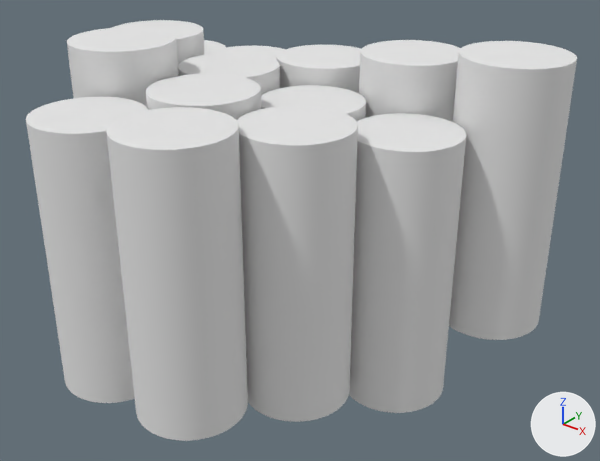
The OBJ model Models/12304_Wooden_Log_Stack_v2_l3.obj: old version first, new version second.
Before and after are seen from a camera (50 mm lens) standing at (45.9, -46.4, 26.5) and looking at (16.5, -9.7, 3.7). The axes (+X, +Y, +Z) are drawn at lower right. The lights are the same throughout. Where no turn or scale is listed for an object, it has been applied to the vertices.

The older version as bpy lines, for what is in view:
```python
mat_wooden_log__stack_1 = principled_material('Wooden_Log__Stack_1')
mat_wooden_log__stack_1.base_color = (0.8, 0.8, 0.8)  # white #e7e7e7
mat_wooden_log__stack_1.roughness = 1.0
me_12304_wooden_log_stack_v2_l3 = bpy.data.meshes.new('12304_Wooden_Log_Stack_v2_l3')
me_12304_wooden_log_stack_v2_l3.from_pydata(...)  # 18172 vertices, 18144 faces; spans x -3.2..29.8, y -23.1..0.2, z -5.3..15.2
me_12304_wooden_log_stack_v2_l3.materials.append(mat_wooden_log__stack_1)  # white #e7e7e7
ob_12304_wooden_log_stack_v2_l3 = bpy.data.objects.new('12304_Wooden_Log_Stack_v2_l3', me_12304_wooden_log_stack_v2_l3)
ob_12304_wooden_log_stack_v2_l3.location = (0.0, 0.0, 0.0)
```
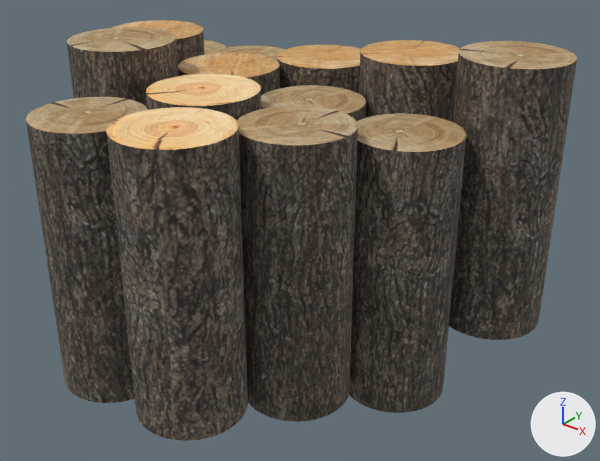
Where the change shows, as pixel boxes (x1, y1, x2, y2) in the pictures (600 x 461 px):
'12304_Wooden_Log_Stack_v2_l3', surface changed: (26, 20, 577, 441) in both

Diff of the bpy script that builds the scene:
```diff
--- a/Models/12304_Wooden_Log_Stack_v2_l3.obj.py
+++ b/Models/12304_Wooden_Log_Stack_v2_l3.obj.py
@@ img_wooden_log_stack_bump_jpg @@
+img_wooden_log_stack_bump_jpg = load_image('Wooden_Log_Stack_bump.JPG', 'Wooden_Log_Stack_bump.jpg', 1024, 1024, 'sRGB')
@@ img_wooden_log_stack_diffuse_jpg @@
+img_wooden_log_stack_diffuse_jpg = load_image('Wooden_Log_Stack_diffuse.JPG', 'Wooden_Log_Stack_diffuse.jpg', 1024, 1024, 'sRGB')
@@ mat_wooden_log__stack_1 @@
 n0 = _N.new('ShaderNodeBsdfPrincipled'); n0.name = 'Principled BSDF'
-n0.inputs[2].default_value = 1.0  # 'Roughness'
+n0.inputs[2].default_value = 0.8  # 'Roughness'
 n1 = _N.new('ShaderNodeOutputMaterial'); n1.name = 'Material Output'
+n2 = _N.new('ShaderNodeTexImage'); n2.name = 'Image Texture'
+n2.image = img_wooden_log_stack_diffuse_jpg
+n3 = _N.new('ShaderNodeTexImage'); n3.name = 'Image Texture.001'
+n3.image = img_wooden_log_stack_bump_jpg
+n4 = _N.new('ShaderNodeNormalMap'); n4.name = 'Normal Map'
+n4.inputs[0].default_value = 0.0  # 'Strength'
 _L.new(n0.outputs[0], n1.inputs[0])  # 'BSDF' to 'Surface'
+_L.new(n2.outputs[0], n0.inputs[0])  # 'Color' to 'Base Color'
+_L.new(n3.outputs[0], n4.inputs[1])  # 'Color' to 'Color'
+_L.new(n4.outputs[0], n0.inputs[5])  # 'Normal' to 'Normal'
```
